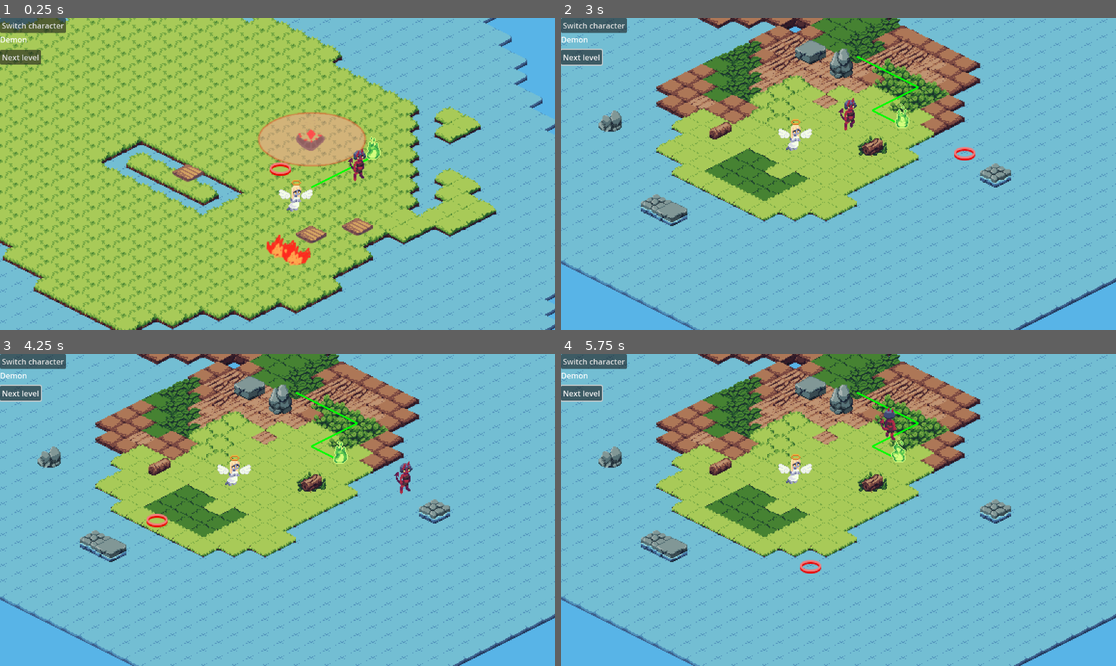
Above: before the commit, frames 1-4 (two rows, left to right).
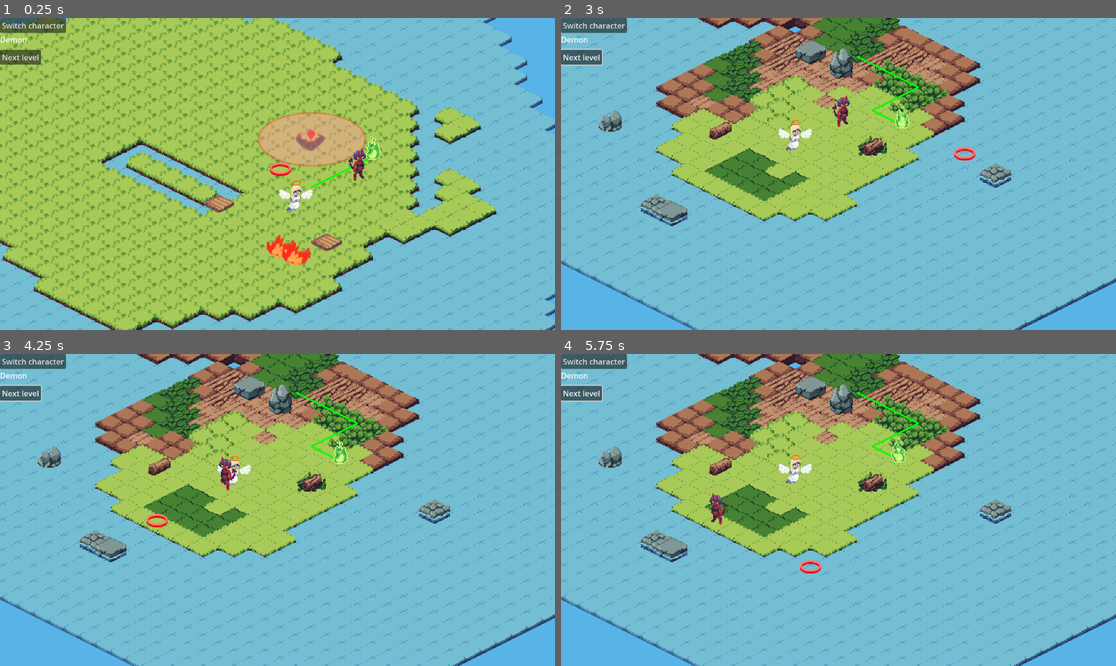
Above: after the commit, the same moments.

Repository: amdevcic/mashup-jam
Game: Godot game, scene res://Scenes/game.tscn
Same seed, same stepped clock (60 frames per second), same inputs: the game is played once before the commit and once after it.
Inputs (mouse positions are in pixels of both pictures, inside the frame that each line leads up to):
- Up to frame 1 (0.25 s): no input
- Up to frame 2 (3 s): click "Next level" at 0.5 s; click "Next level" at 1.25 s; click "Next level" at 2 s; tap Enter at 2.75 s; move the mouse to (960, 158) at 2.77 s; tap E at 2.85 s; click (960, 158) at 2.92 s
- Up to frame 3 (4.25 s): move the mouse to (166, 525) at 3.52 s; tap E at 3.6 s; click (166, 525) at 3.67 s
- Up to frame 4 (5.75 s): move the mouse to (894, 441) at 4.27 s; tap Shift at 4.35 s; click (894, 441) at 4.42 s; tap E at 4.55, 5.1 s; move the mouse to (810, 572) at 5.02 s; click (810, 572) at 5.17 s

The runs differ from the first frame. In frame 1, 1.0% of the frame differs, in the area x 31-68%, y 46-75%; in frame 2, 0.3%; in frame 3, 0.4%; in frame 4, 0.4%.

Commit message:
add tower destroy functionality, fix bugs

Diff:
--- a/Scenes/level.tscn
+++ b/Scenes/level.tscn
@@ -18,14 +18,9 @@
 tile_map_data = PackedByteArray("AAAAAAgAAQAAAAoAAAAAAAkAAQAAAAoAAAAAAAoAAQAAAAoAAAAAAAsAAQAAAAoAAAAAAAwAAQAAAAoAAAAAAA …(24240 unchanged characters)…
 tile_set = ExtResource("2_q0b0g")
 
-[node name="Obstacles" type="TileMapLayer" parent="."]
+[node name="Obstacles" type="TileMapLayer" parent="." groups=["connections"]]
 y_sort_enabled = true
-tile_map_data = PackedByteArray("AAD//yYAAAAAAAAAAQD//ycAAAAAAAAAAQAHACAAAAAAAAAAAgA=")
-tile_set = ExtResource("2_q0b0g")
-
-[node name="Moveable" type="TileMapLayer" parent="."]
-y_sort_enabled = true
-tile_map_data = PackedByteArray("AAABACYAAAAAAAAAAAADACcAAAAAAAAAAAABAB4AAAAAAAAAAAA=")
+tile_map_data = PackedByteArray("AAD//yYAAAAAAAAAAQD//ycAAAAAAAAAAQAHACAAAAAAAAAAAgABACcAAAAAAAAAAAAAACEAAAAAAAAAAAA=")
 tile_set = ExtResource("2_q0b0g")
 
 [node name="PositionIndicator" type="Sprite2D" parent="."]
--- a/Scripts/game.gd
+++ b/Scripts/game.gd
@@ -25,10 +25,14 @@
 	return characters[activeCharacterIndex]
 
 func switchCharacter():
+	GetActiveCharacter().isActive = false
+
 	activeCharacterIndex = (activeCharacterIndex+1)%characters.size()
 	characterLabel.text = GetActiveCharacter().name
 	level.activeCharacter = GetActiveCharacter()
 	$Audio/Switch.play()
+
+	GetActiveCharacter().isActive = true
 
 func nextLevel():
 	if (currentLevelIndex + 1) >= levels.size():
--- a/Scripts/level.gd
+++ b/Scripts/level.gd
@@ -60,6 +60,7 @@
 	soul.global_position = ground.map_to_local(soulPosition)
 
 	var plankManager = angel.get_node('PlankCarryManager') #send tile data to plank manager
+	print(layers)
 	plankManager.getGroundTilemap(layers)
 	var gr: Array[AStarGrid2D] = [astarGrid, astarGridAngel] #send astar data to plank manager
 	plankManager.getAStarGrids(gr)
@@ -116,6 +117,8 @@
 		if c is TileMapLayer:
 			layers.append(c)
 
+	print('layers ', layers)
+
 	for x in range(astarGrid.region.position[0], astarGrid.region.end[0]): #iterate through each tile of ground
 		for y in range(astarGrid.region.position[1], astarGrid.region.end[1]):
 			for layer in layers:
@@ -123,17 +126,16 @@
 				atlasCoords = layer.get_cell_atlas_coords(Vector2i(x, y))
 				altTileData = obstacles.get_cell_alternative_tile(Vector2i(x, y))
 
-				if tileData != null and (layer as TileMapLayer).get_navigation_map():
-					if tileData.get_navigation_polygon(0) == null:
-						astarGrid.set_point_solid(Vector2i(x, y))
+				if layer.name == 'Ground':
+					if tileData != null and (layer as TileMapLayer).get_navigation_map():
+						if tileData.get_navigation_polygon(0) == null:
+							astarGrid.set_point_solid(Vector2i(x, y))
 
-				if layer.name == "Moveable" and altTileData == 0: #check for plank
-					astarGrid.set_point_solid(Vector2i(x, y), false)
-				if layer.name == "Obstacles":
+				elif layer.name == "Obstacles":
+					if altTileData == 0: #check for plank
+						astarGrid.set_point_solid(Vector2i(x, y), false)
 					if altTileData == 2: #check for tower
 						astarGrid.set_point_solid(Vector2i(x, y))
-					else:
-						astarGrid.set_point_solid(Vector2i(x, y), false)
 
 	astarGrid.update()
 
@@ -152,6 +154,7 @@
 			if altTileData != 2:
 				astarGridAngel.set_point_solid(Vector2i(x, y), false)
 			else: #check for tower, might cause bugs in future?
+				print('angel sees tower at: ', Vector2i(x, y))
 				for i in range(x-2, x+3):
 					for j in range(y-2, y+3):
 						if not(i == x-2 and j == y-2) and not(i == x+2 and j == y+2) and not(i == x-2 and j == y+2) and not(i == x+2 and j == y-2): #5x5 except corners
--- a/Scripts/plank_carry_manager.gd
+++ b/Scripts/plank_carry_manager.gd
@@ -19,9 +19,9 @@
 	pass # Replace with function body.
 
 func getGroundTilemap(tilemaps: Array[TileMapLayer]):
-	if tilemaps.size() > 2: #get all tilemaplayers in order, 0 should be ground
+	if tilemaps.size() > 1: #get all tilemaplayers in order, 0 should be ground
 		groundLayer = tilemaps[0]
-		planksLayer = tilemaps[2]
+		planksLayer = tilemaps[1]
 	return
 
 func getAStarGrids(grids: Array[AStarGrid2D]):
@@ -34,7 +34,7 @@
 	pass
 
 func _input(event):
-	if event is InputEventKey and event.keycode == KEY_E and event.pressed: #interact #TODO: and angel is active and demon not on tile
+	if event is InputEventKey and event.keycode == KEY_E and event.pressed and angel.isActive: #interact #TODO: and angel is active and demon not on tile
 		var angelPos = groundLayer.local_to_map(angel.global_position)
 		if !isHolding:
 			if planksLayer.get_cell_atlas_coords(angelPos) == Vector2i(0, 0): #plank on that tile
--- a/Scripts/player.gd
+++ b/Scripts/player.gd
@@ -10,6 +10,8 @@
 var movementPath
 @onready var moveIndex = 1
 var direction
+
+var isActive: bool
 
 var directions: Dictionary = { #distance of each movement
 	"UL": Vector2i(-16, -8),
--- a/Scripts/tower.gd
+++ b/Scripts/tower.gd
@@ -3,6 +3,7 @@
 @onready var parentNode = get_node("../../..") #should be "Game"
 
 var ground: TileMapLayer
+var obstacles: TileMapLayer
 
 var demon
 var angel
@@ -11,6 +12,7 @@
 
 func _ready() -> void:
 	ground = get_tree().get_nodes_in_group('connections')[1] #should work
+	obstacles = get_tree().get_nodes_in_group('connections')[2]
 	demon = parentNode.find_child("Demon")
 	angel = parentNode.find_child("Angel")
 
@@ -24,6 +26,6 @@
 		var surrounding = ground.get_surrounding_cells(posOnTiles)
 		if ground.local_to_map(demon.global_position) in surrounding:
 			#TODO: play demon burst animation
-			self.queue_free()
+			obstacles.erase_cell(posOnTiles)
 			Signals.emit_signal('towerDestroyed')
 			print("rip bozo")
Not shown: 1 places in Resources/tileset.tres that only renumber resources
